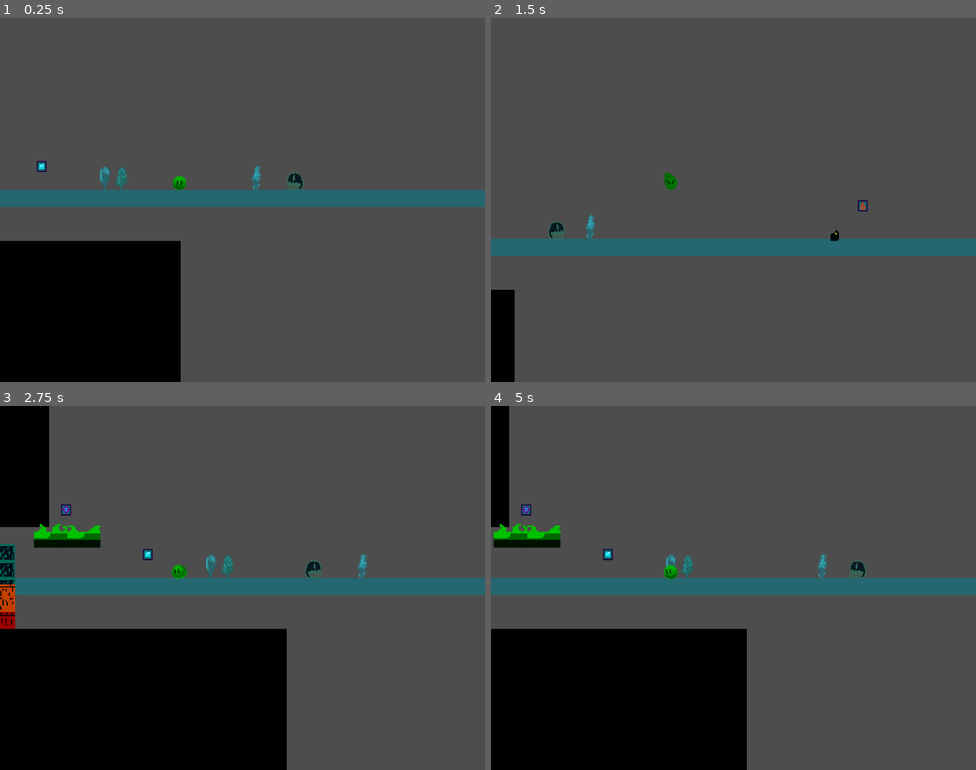
Above: before the commit, frames 1-4 (two rows, left to right).
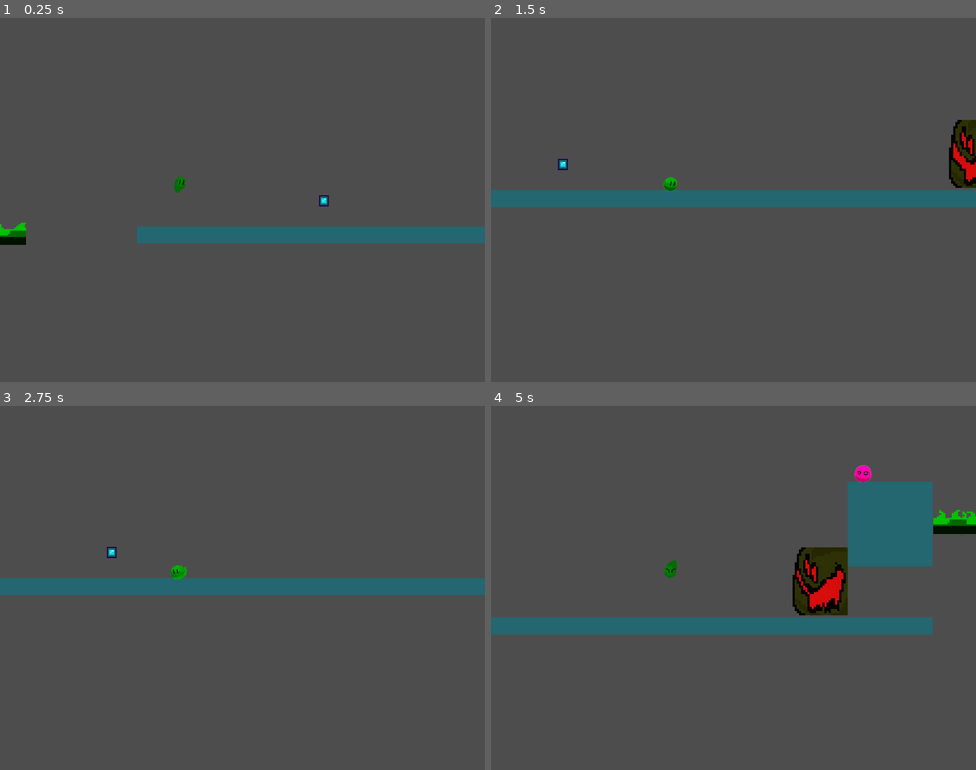
Above: after the commit, the same moments.

Repository: floriancaro/Jame-Gam-June-2024
Game: Godot game, scene res://scenes/main.tscn
Two runs of this game, one before a commit and one after it. Both use one fixed random seed, a clock stepped at 60 frames per second and the inputs below.
Inputs:
- Up to frame 1 (0.25 s): no input
- Up to frame 2 (1.5 s): hold M (ability) 0.53-1.28 s; hold D (move_right) from 0.53 s (still down); tap Space (jump) at 0.77 s; tap M (ability) at 1.35 s
- Up to frame 3 (2.75 s): tap Space (jump) at 1.52 s; release D (move_right) at 2.03 s; hold A (move_left) from 2.03 s (still down); hold M (ability) from 2.03 s (still down)
- Up to frame 4 (5 s): release A (move_left) at 2.78 s; release M (ability) at 2.78 s; hold D (move_right) 2.78-4.28 s; tap M (ability) at 2.85, 4.35 s; tap Space (jump) at 3.02, 3.77, 4.52 s; hold M (ability) 3.53-4.28 s; hold A (move_left) from 4.28 s (still down)

The runs differ from the first frame. In frame 1, 23% of the frame differs, in the area x 0-100%, y 39-100%; in frame 2, 12%; in frame 3, 28%; in frame 4, 37%, in the area x 0-100%, y 0-100%.

Commit message:
code she bob

Diff:
--- a/scenes/enemies/boss.tscn
+++ b/scenes/enemies/boss.tscn
@@ -79,7 +79,7 @@
 autostart = true
 
 [node name="ProjectileMarker" type="Marker2D" parent="."]
-position = Vector2(-31, 16)
+position = Vector2(-31, 20)
 
 [node name="KillTimer" type="Timer" parent="."]
 wait_time = 0.5
--- a/scenes/main.tscn
+++ b/scenes/main.tscn
@@ -284,12 +284,50 @@
 "move_1": SubResource("Animation_d878t")
 }
 
+[sub_resource type="Animation" id="Animation_geub6"]
+resource_name = "move"
+length = 2.0
+loop_mode = 2
+tracks/0/type = "value"
+tracks/0/imported = false
+tracks/0/enabled = true
+tracks/0/path = NodePath(".:position")
+tracks/0/interp = 1
+tracks/0/loop_wrap = true
+tracks/0/keys = {
+"times": PackedFloat32Array(0, 0.3, 1.7, 2),
+"transitions": PackedFloat32Array(1, 1, 1, 1),
+"update": 0,
+"values": [Vector2(1600, -20), Vector2(1600, -20), Vector2(1600, -180), Vector2(1600, -180)]
+}
+
+[sub_resource type="Animation" id="Animation_s8tf5"]
+length = 0.001
+tracks/0/type = "value"
+tracks/0/imported = false
+tracks/0/enabled = true
+tracks/0/path = NodePath(".:position")
+tracks/0/interp = 1
+tracks/0/loop_wrap = true
+tracks/0/keys = {
+"times": PackedFloat32Array(0),
+"transitions": PackedFloat32Array(1),
+"update": 0,
+"values": [Vector2(1600, -8)]
+}
+
+[sub_resource type="AnimationLibrary" id="AnimationLibrary_yi8jf"]
+_data = {
+"RESET": SubResource("Animation_s8tf5"),
+"move": SubResource("Animation_geub6")
+}
+
 [node name="Main" type="Node"]
 script = ExtResource("1_2ml6p")
 
 [node name="Player" parent="." instance=ExtResource("2_2ciu8")]
 unique_name_in_owner = true
-position = Vector2(31, -28)
+position = Vector2(936, -72)
 
 [node name="Camera2D" type="Camera2D" parent="Player"]
 position = Vector2(118.571, 17.1429)
@@ -298,7 +336,7 @@
 limit_bottom = 200
 
 [node name="SheBob" parent="." instance=ExtResource("11_t71a6")]
-position = Vector2(1456, -176)
+position = Vector2(1502, -141)
 
 [node name="Enemies" type="Node" parent="."]
 
@@ -317,14 +355,14 @@
 position = Vector2(-1328, -40)
 
 [node name="LevelTesting" type="TileMap" parent="World"]
-position = Vector2(0, -8)
+position = Vector2(0, -6)
 tile_set = SubResource("TileSet_xuj6u")
 format = 2
 layer_0/name = "background"
 layer_0/tile_data = PackedInt32Array(-3, 262145, 0, -2, 65537, 0, -65530, 1, 0)
 layer_1/name = "mid"
 layer_1/z_index = 1
-layer_1/tile_data = PackedInt32Array(0, 1, 3, 1, 1, 3, 2, 1, …(780 unchanged characters)… 9, 1, 3, 90, 1, 3, 91, 1, 3, 92, 1, 3, -655267, 1, 3, -589731, 1, 3, -524195, 1, 3, -458659, 1, 3, -393123, 1, 3, -327587, 1, 3, -262051, 1, 3, -196515, 1, 3, -130979, 1, 3, -65443, 1, 3, 93, 1, 3, -655266, 1, 3, -589730, 1, 3, -524194, 1, 3, -458658, 1, 3, -393122, 1, 3, -327586, 1, 3, -262050, 1, 3, -196514, 1, 3, -130978, 1, 3, -65442, 1, 3, 94, 1, 3, -655265, 1, 3, -589729, 1, 3, -524193, 1, 3, -458657, 1, 3, -393121, 1, 3, -327585, 1, 3, -262049, 1, 3, -196513, 1, 3, -130977, 1, 3, -65441, 1, 3, 95, 1, 3, -655264, 1, 3, -589728, 1, 3, -524192, 1, 3, -458656, 1, 3, -393120, 1, 3, -327584, 1, 3, -262048, 1, 3, -196512, 1, 3, -130976, 1, 3, -65440, 1, 3, 96, 1, 3, -655263, 1, 3, -589727, 1, 3, -524191, 1, 3, -458655, 1, 3, -393119, 1, 3, -327583, 1, 3, -262047, 1, 3, -196511, 1, 3, -130975, 1, 3, -65439, 1, 3, 97, 1, 3)
+layer_1/tile_data = PackedInt32Array(0, 1, 3, 1, 1, 3, 2, 1, …(780 unchanged characters)… 9, 1, 3, 90, 1, 3, 91, 1, 3, 92, 1, 3, -524195, 1, 3, -458659, 1, 3, -393123, 1, 3, -327587, 1, 3, -262051, 1, 3, 93, 1, 3, -524194, 1, 3, -458658, 1, 3, -393122, 1, 3, -327586, 1, 3, -262050, 1, 3, 94, 1, 3, -524193, 1, 3, -458657, 1, 3, -393121, 1, 3, -327585, 1, 3, -262049, 1, 3, 95, 1, 3, -524192, 1, 3, -458656, 1, 3, -393120, 1, 3, -327584, 1, 3, -262048, 1, 3, 96, 1, 3, -524191, 1, 3, -458655, 1, 3, -393119, 1, 3, -327583, 1, 3, -262047, 1, 3, 97, 1, 3)
 
 [node name="WorldEdge" parent="World" instance=ExtResource("5_cji1o")]
 
@@ -355,8 +393,14 @@
 [node name="Platform3" parent="World/Platforms" instance=ExtResource("3_28ixg")]
 position = Vector2(-175, -48)
 
-[node name="PlatformSheBob" parent="World/Platforms" instance=ExtResource("3_28ixg")]
-position = Vector2(1456, -168)
+[node name="Platform4" parent="World/Platforms" instance=ExtResource("3_28ixg")]
+position = Vector2(1600, -8)
+
+[node name="AnimationPlayer" type="AnimationPlayer" parent="World/Platforms/Platform4"]
+libraries = {
+"": SubResource("AnimationLibrary_yi8jf")
+}
+autoplay = "move"
 
 [node name="Cards" type="Node" parent="World"]
 
@@ -367,6 +411,10 @@
 position = Vector2(-99, -30)
 element = "ice"
 
+[node name="CardIce2" parent="World/Cards" instance=ExtResource("6_6mpsv")]
+position = Vector2(1072, -30)
+element = "ice"
+
 [node name="CardTeleport" parent="World/Cards" instance=ExtResource("6_6mpsv")]
 position = Vector2(-176, -72)
 element = "teleport"
--- a/scenes/she_bob.tscn
+++ b/scenes/she_bob.tscn
@@ -1,6 +1,7 @@
-[gd_scene load_steps=8 format=3 uid="uid://ca6hawmkmwedf"]
+[gd_scene load_steps=9 format=3 uid="uid://ca6hawmkmwedf"]
 
 [ext_resource type="Texture2D" uid="uid://bt0ge7g8rgveh" path="res://assets/sprites/smile girl bob.png" id="1_kijio"]
+[ext_resource type="Script" path="res://scripts/she_bob.gd" id="1_xorg8"]
 
 [sub_resource type="CircleShape2D" id="CircleShape2D_178km"]
 radius = 13.0384
@@ -47,14 +48,17 @@
 }]
 
 [node name="SheBob" type="Area2D"]
-z_index = 6
+z_index = 5
 scale = Vector2(0.6, 0.6)
-collision_layer = 3
+collision_mask = 2
+script = ExtResource("1_xorg8")
 
 [node name="CollisionShape2D" type="CollisionShape2D" parent="."]
 shape = SubResource("CircleShape2D_178km")
 
 [node name="AnimatedSprite2D" type="AnimatedSprite2D" parent="."]
 sprite_frames = SubResource("SpriteFrames_2l7s1")
-animation = &"idle"
-autoplay = "idle"
+animation = &"worried"
+autoplay = "worried"
+
+[connection signal="body_entered" from="." to="." method="_on_body_entered"]
--- /dev/null
+++ b/scripts/_archive/platform_she_bob.gd
@@ -0,0 +1,3 @@
+extends AnimatableBody2D
+
+@onready var sprite = $Sprite2D
--- a/scripts/anti_bob.gd
+++ b/scripts/anti_bob.gd
@@ -27,8 +27,10 @@
 func _process(delta):
 	if player.position.x - self.position.x < 0:
 		direction = -1
+		animated_sprite.flip_h = false
 	else:
-		direction = +1
+		direction = 1
+		animated_sprite.flip_h = true
 	if direction < 0:
 		raycast.target_position.x= -75
 	else:
--- /dev/null
+++ b/scripts/she_bob.gd
@@ -0,0 +1,21 @@
+extends Area2D
+
+@onready var player = %Player
+@onready var animated_sprite = $AnimatedSprite2D
+
+var rescued = false
+
+
+# Called every frame. 'delta' is the elapsed time since the previous frame.
+func _process(delta):
+	if player.position.x - self.position.x < 0:
+		animated_sprite.flip_h = false
+	else:
+		animated_sprite.flip_h = true
+
+	if rescued:
+		animated_sprite.play("idle")
+
+
+func _on_body_entered(body):
+	rescued = true
Not shown: 1 places in scenes/main.tscn that only renumber resources
